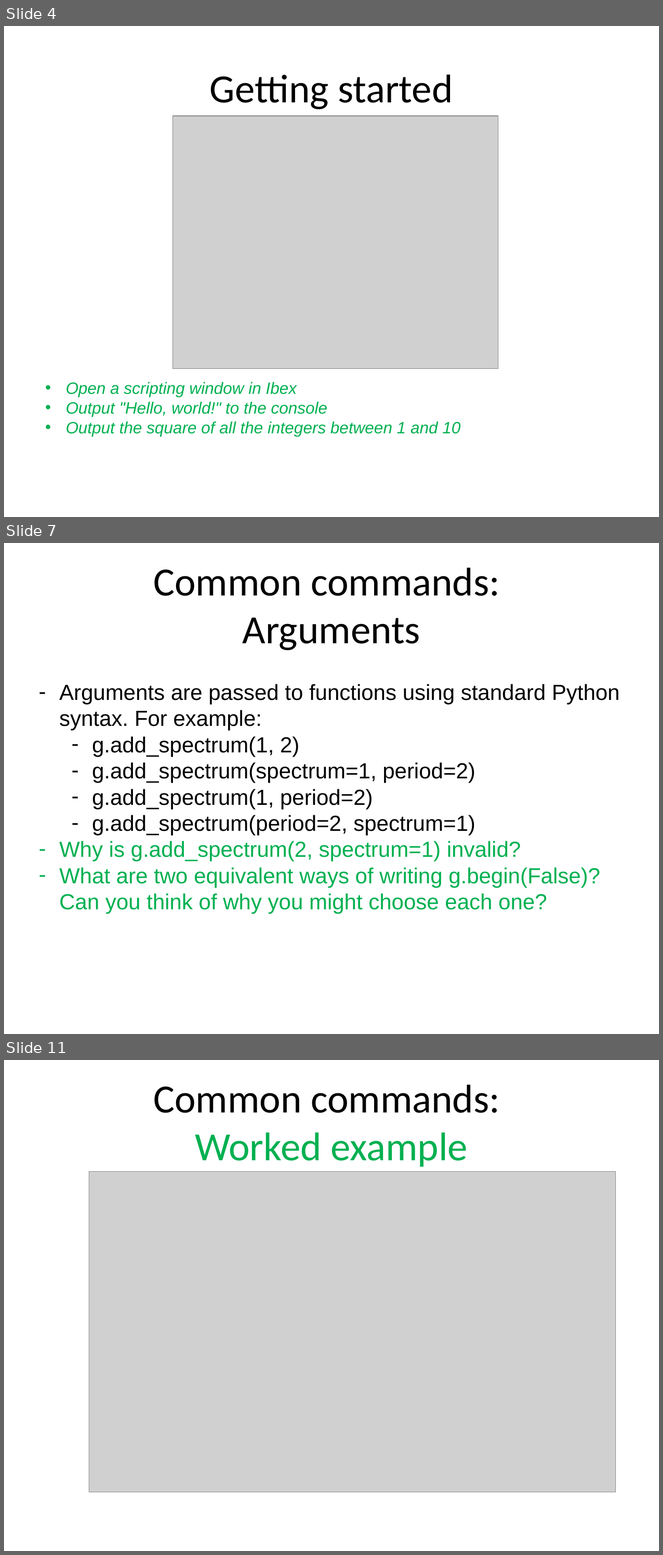
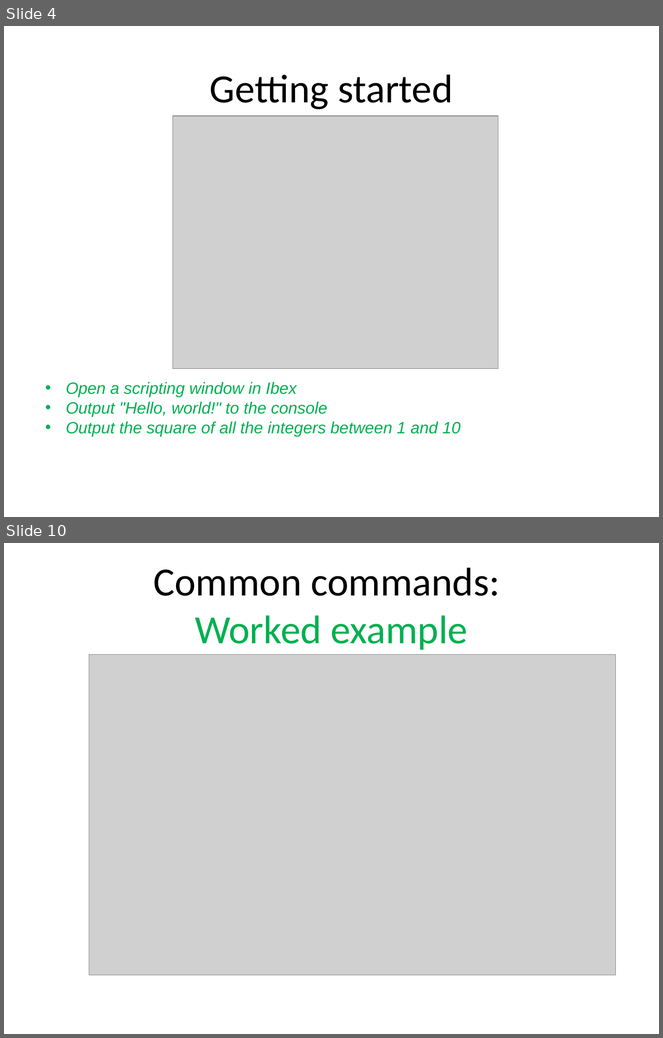
Before and after one commit to ISISComputingGroup/ibex_user_manual, a slide deck: genie_python_and_ibex/genie_python_and_ibex.pptx. Shown one above the other, each under a label of ours: slides 4, 7 and 11 before the commit, slides 4 and 10 after it; the slides between them are not shown. The pictures are 663x1555 and 663x1038 pixels, drawn with LibreOffice and Linux fonts; fonts in the diff are those of the drawing; grey boxes stand for pictures; background and template pictures are left out. Boxes give left, top, right and bottom in pixels: in the first picture for what was removed or moved away, otherwise in the second. Text is boxed around its words. In the diff, an @@ line names an element or a change of style, - is before the commit and + after.

```diff
--- a/genie_python_and_ibex/genie_python_and_ibex.pptx
+++ b/genie_python_and_ibex/genie_python_and_ibex.pptx
@@ slide 7 removed at [4,543,659,1034], background #FFFFFF @@
@@ title removed at [153,567,500,651] @@
-Common commands:
-Arguments
@@ text removed at [59,684,620,914] @@
-– Arguments are passed to functions using standard Python syntax. For example:
-  – g.add_spectrum(1, 2)
-  – g.add_spectrum(spectrum=1, period=2)
-  – g.add_spectrum(1, period=2)
-  – g.add_spectrum(period=2, spectrum=1)
-– Why is g.add_spectrum(2, spectrum=1) invalid?
-– What are two equivalent ways of writing g.begin(False)? Can you think of why you might choose each one?
@@ what was slide 11 is now slide 10 @@
```
Also in this commit, not shown: 15 slides changed.
